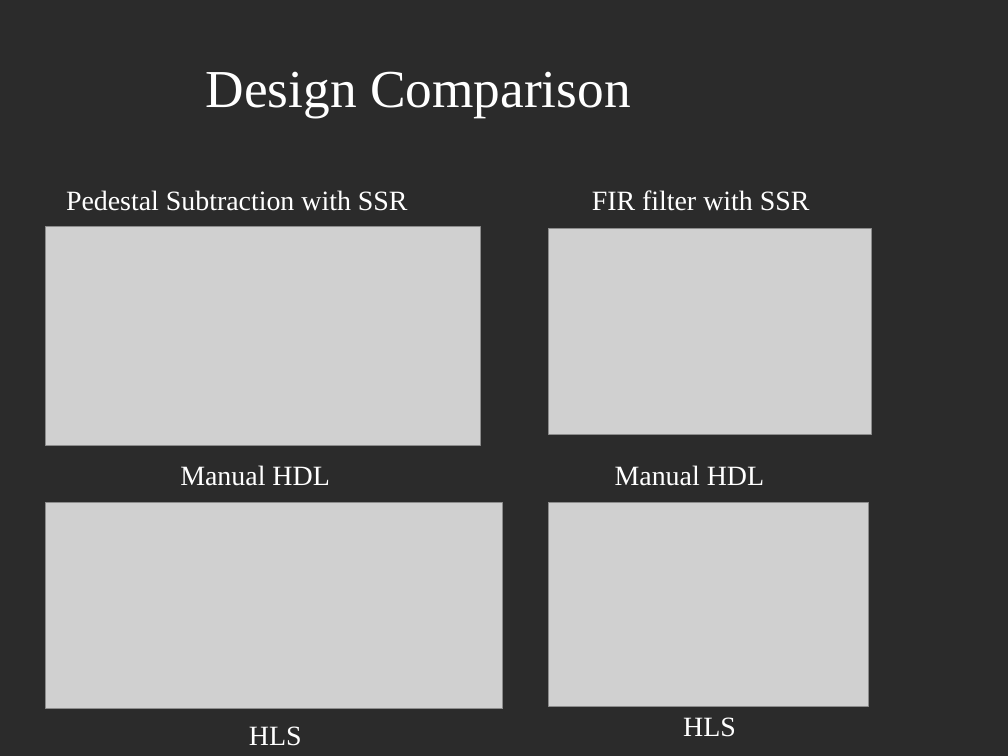
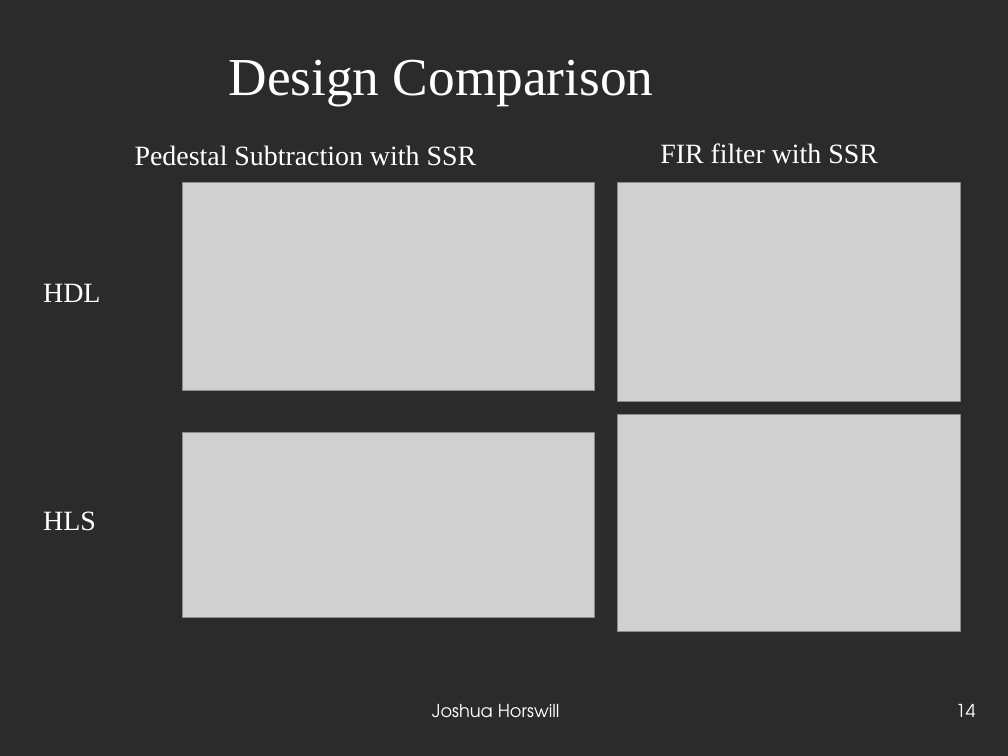
Before and after one commit to JoshCodesPhysics/dune_project, a slide deck: slide 14 of dune_notes/dune_pres/dune_project_pres.odp (slide 13 before the commit). Drawn at 1008x756 pixels with LibreOffice and Linux fonts; fonts in the diff are those of the drawing; grey boxes stand for pictures; background and template pictures are left out; a plain dark background stands for a picture behind light text. Boxes give left, top, right and bottom in pixels: in the first picture for what was removed or moved away, otherwise in the second. Text is boxed around its words. In the diff, an @@ line names an element or a change of style, - is before the commit and + after.

```diff
--- a/dune_notes/dune_pres/dune_project_pres.odp
+++ b/dune_notes/dune_pres/dune_project_pres.odp
@@ title "Design Comparison": place and size @@
-title "Design Comparison" at <box>206,71,631,118</box>
+title "Design Comparison" at <box>229,59,654,106</box>
@@ text "Pedestal Subtraction with SSR": place and size @@
-text "Pedestal Subtraction with SSR" at <box>66,190,408,211</box>
+text "Pedestal Subtraction with SSR" at <box>135,145,477,166</box>
@@ text "FIR filter with SSR": place and size @@
-text "FIR filter with SSR" at <box>592,190,810,211</box>
+text "FIR filter with SSR" at <box>660,143,878,164</box>
@@ picture: place and size @@
-picture at <box>46,227,480,446</box>
+picture at <box>183,183,595,391</box>
@@ picture: place and size @@
-picture at <box>549,229,872,434</box>
+picture at <box>617,183,960,402</box>
@@ text at <box>43,283,100,302</box>: text changed @@
-Manual HDL
+HDL
@@ picture: place and size @@
-picture at <box>549,503,869,706</box>
+picture at <box>617,414,960,632</box>
@@ picture: place and size @@
-picture at <box>46,503,503,709</box>
+picture at <box>183,432,595,617</box>
@@ text removed at <box>615,465,764,486</box> @@
-Manual HDL
@@ text "HLS": place and size @@
-text "HLS" at <box>683,717,736,737</box>
+text "HLS" at <box>43,511,96,531</box>
@@ text added at <box>432,704,560,718</box>, 14 pt, text #FFFFFF @@
+Joshua Horswill
@@ page number added at <box>956,704,976,717</box>, 14 pt, text #FFFFFF @@
+14
@@ text removed at <box>249,726,302,746</box> @@
-HLS
```
Also in this commit, not shown: 8 other slides changed, 7 slides added, 5 slides removed, 3 other files.
